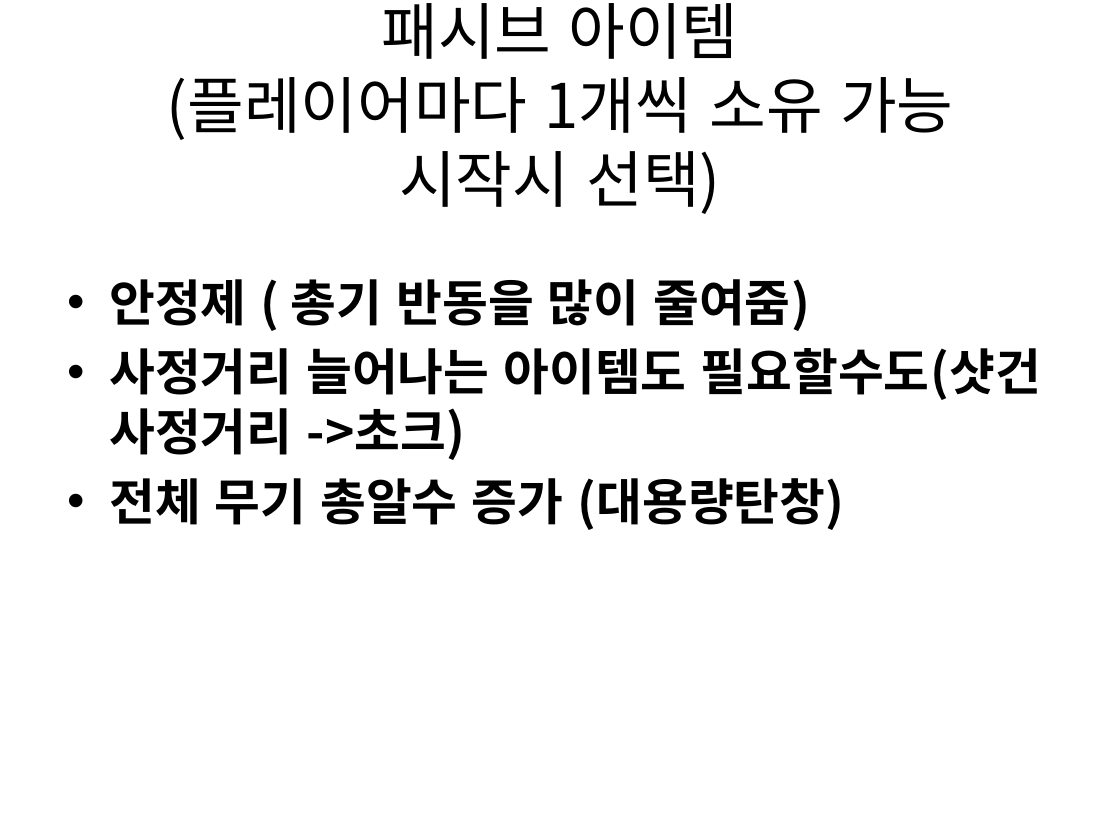
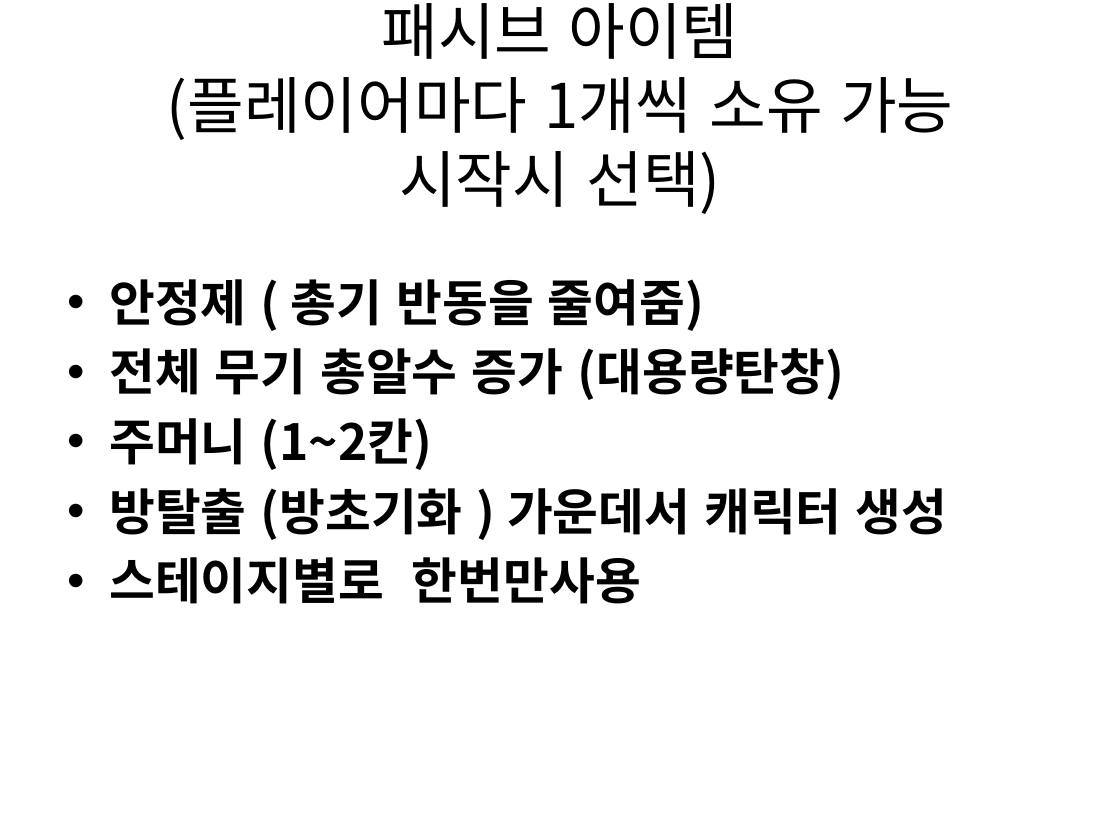
Before and after one commit to gkdlgndpdu/EscapeJail, a slide deck: slide 49 of EscapeJail/Assets/기획/스테이지1기획.pptx. Drawn at 1120x840 pixels with LibreOffice and Linux fonts; fonts in the diff are those of the drawing. Boxes give left, top, right and bottom in pixels: in the first picture for what was removed or moved away, otherwise in the second. Text is boxed around its words. In the diff, an @@ line names an element or a change of style, - is before the commit and + after.

```diff
--- a/EscapeJail/Assets/기획/스테이지1기획.pptx
+++ b/EscapeJail/Assets/기획/스테이지1기획.pptx
@@ text at (109,279,705,331): text changed @@
-• 안정제 ( 총기 반동을 많이 줄여줌)
-• 사정거리 늘어나는 아이템도 필요할수도(샷건 사정거리 ->초크)
+• 안정제 ( 총기 반동을 줄여줌)
@@ text at (109,418,948,604): paragraphs added @@
+• 주머니 (1~2칸)
+• 방탈출 (방초기화 ) 가운데서 캐릭터 생성
+• 스테이지별로 한번만사용
```
Also in this commit, not shown: 2 other slides changed, 2 slides added, 55 other files.
